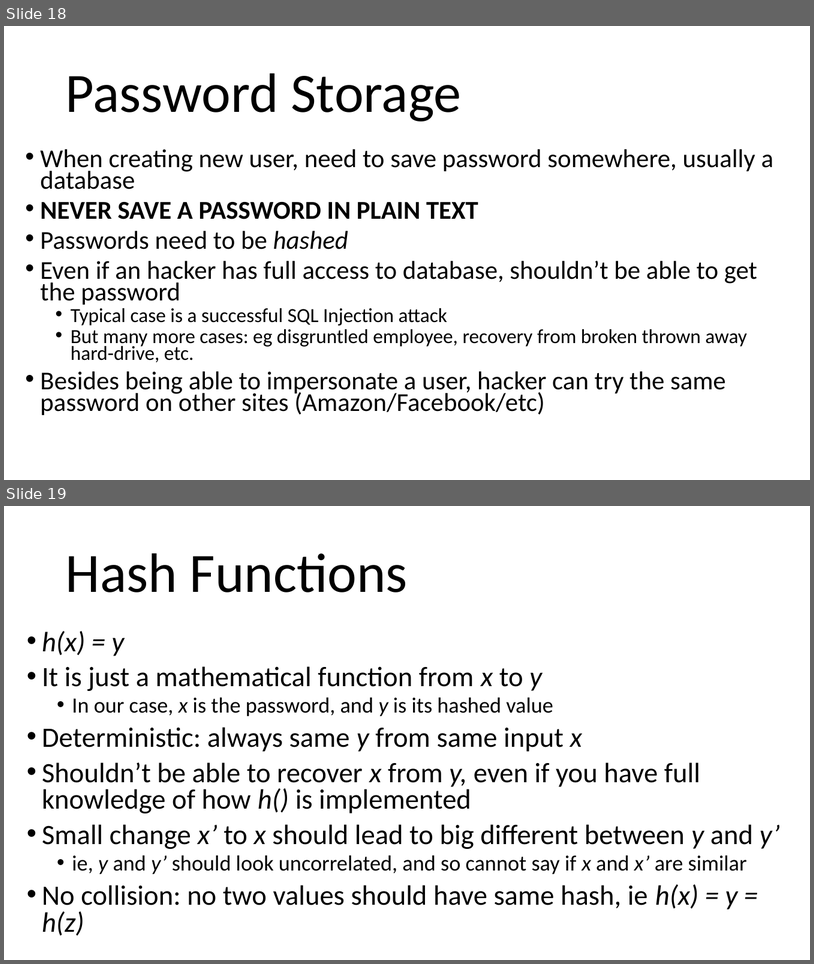
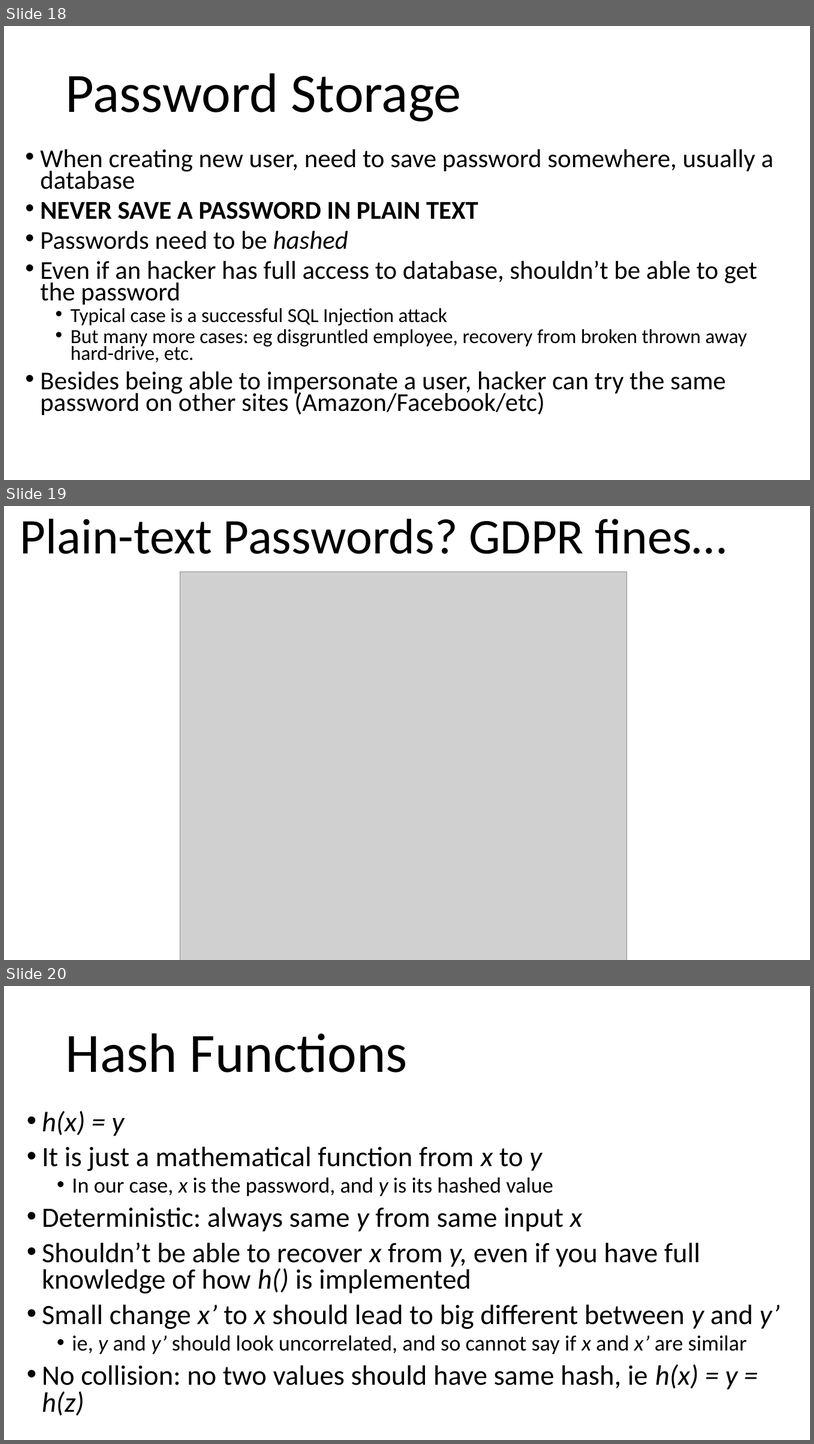
Before and after one commit to arcuri82/testing_security_development_enterprise_systems, a slide deck: doc/intro/slides/lesson_10_security.pptx. Shown one above the other, each under a label of ours: slides 18 and 19 before the commit, slides 18, 19 and 20 after it. The pictures are 814x964 and 814x1444 pixels, drawn with LibreOffice and Linux fonts; fonts in the diff are those of the drawing; grey boxes stand for pictures. Boxes give left, top, right and bottom in pixels: in the first picture for what was removed or moved away, otherwise in the second. Text is boxed around its words. In the diff, an @@ line names an element or a change of style, - is before the commit and + after.

```diff
--- a/doc/intro/slides/lesson_10_security.pptx
+++ b/doc/intro/slides/lesson_10_security.pptx
@@ slide 19 added at <box>4,506,810,960</box>, background #FFFFFF @@
@@ title added at <box>20,519,727,554</box>, 59.4 pt, text #000000 @@
+Plain-text Passwords? GDPR fines…
@@ picture added at <box>180,572,627,960</box> @@
@@ what was slide 19 is now slide 20 @@
```
Also in this commit, not shown: 2 slides changed, 2 other files.
